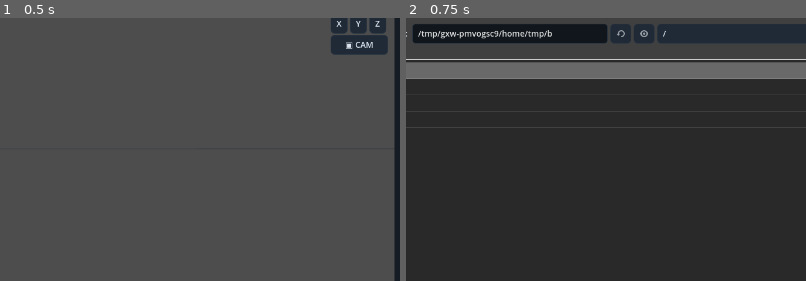
Above: before the commit, frames 1-2 (left to right).
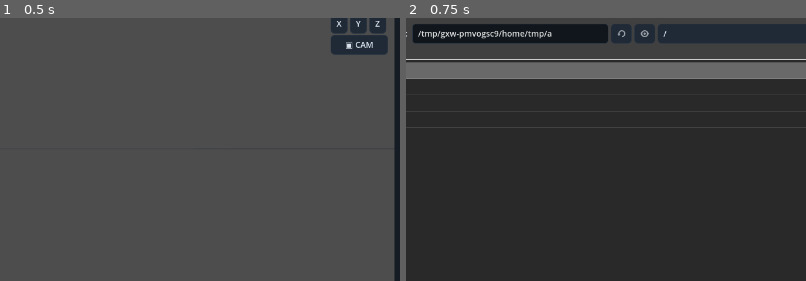
Above: after the commit, the same moments.

Repository: Onnevan/Kabuki
Game: Godot game, scene res://editor/main.tscn
The game is run twice, just before and just after one commit, with the same random seed, the same clock (stepped at 60 frames per second) and the same inputs.
Inputs:
- Up to frame 1 (0.5 s): no input
- Up to frame 2 (0.75 s): click "＋ IMPORT" at 0.5 s
The pictures show only the part of the screen within x 27-77%, y 15-65%; the shares and areas given below are measured in that part.

Frame 1 is identical in both runs. In frame 2, 0.1% of the frame differs, in the area x 35-66%, y 3-9%.

Commit message:
Add painter controls to Drawing toolbar

Diff:
--- a/editor/main.tscn
+++ b/editor/main.tscn
@@ -197,6 +197,15 @@
 unique_name_in_owner=true
 text="✎"
 tooltip_text="Pencil"
+[node name="BitmapSmudge" type="Button" parent="DrawingBar"]
+unique_name_in_owner=true
+text="≈"
+tooltip_text="Smudge / blend paint"
+[node name="BitmapLassoFill" type="Button" parent="DrawingBar"]
+unique_name_in_owner=true
+text="⬡"
+tooltip_text="Lasso fill"
+
 [node name="BitmapEraser" type="Button" parent="DrawingBar"]
 unique_name_in_owner=true
 text="◌"
@@ -242,6 +251,27 @@
 min_value=1.0
 max_value=50.0
 value=10.0
+[node name="BrushPreset" type="OptionButton" parent="DrawingBar"]
+unique_name_in_owner=true
+custom_minimum_size=Vector2(95,0)
+tooltip_text="Brush preset"
+[node name="BrushOpacity" type="HSlider" parent="DrawingBar"]
+unique_name_in_owner=true
+custom_minimum_size=Vector2(70,0)
+min_value=0.05
+max_value=1.0
+step=0.05
+value=1.0
+tooltip_text="Opacity"
+[node name="BrushHardness" type="HSlider" parent="DrawingBar"]
+unique_name_in_owner=true
+custom_minimum_size=Vector2(70,0)
+min_value=0.0
+max_value=1.0
+step=0.05
+value=0.78
+tooltip_text="Hardness"
+
 [node name="BrushColor" type="ColorPickerButton" parent="DrawingBar"]
 unique_name_in_owner=true
 color=Color(0.08,0.08,0.08,1)
